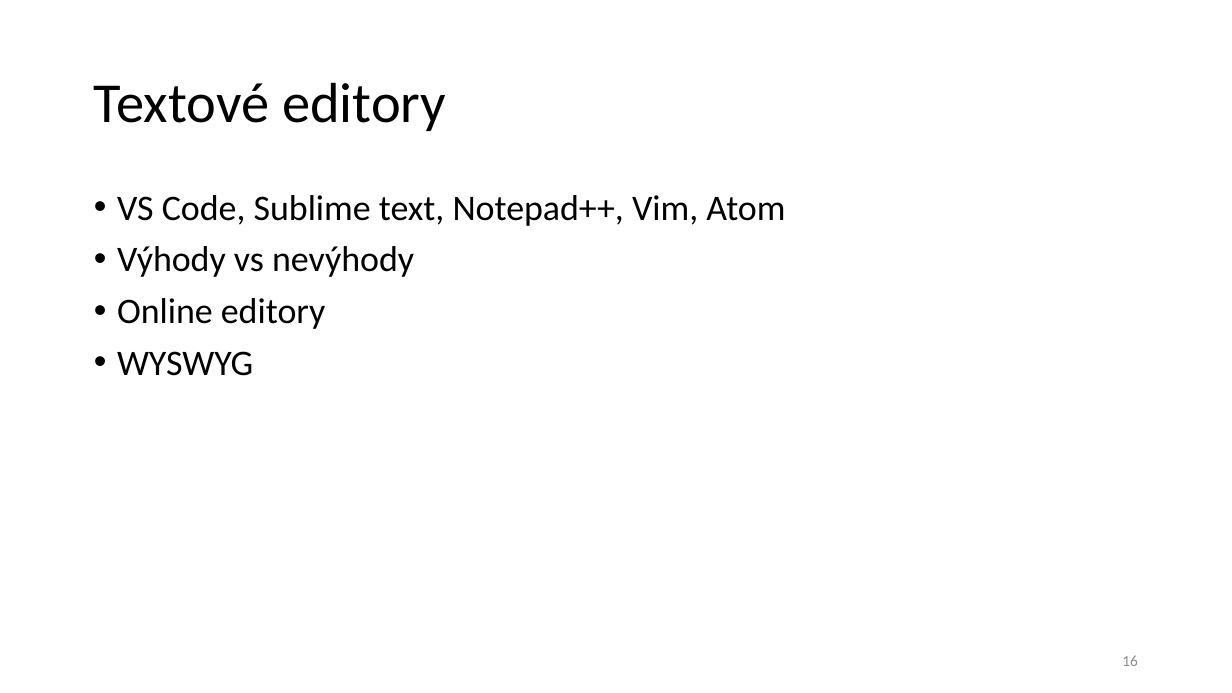
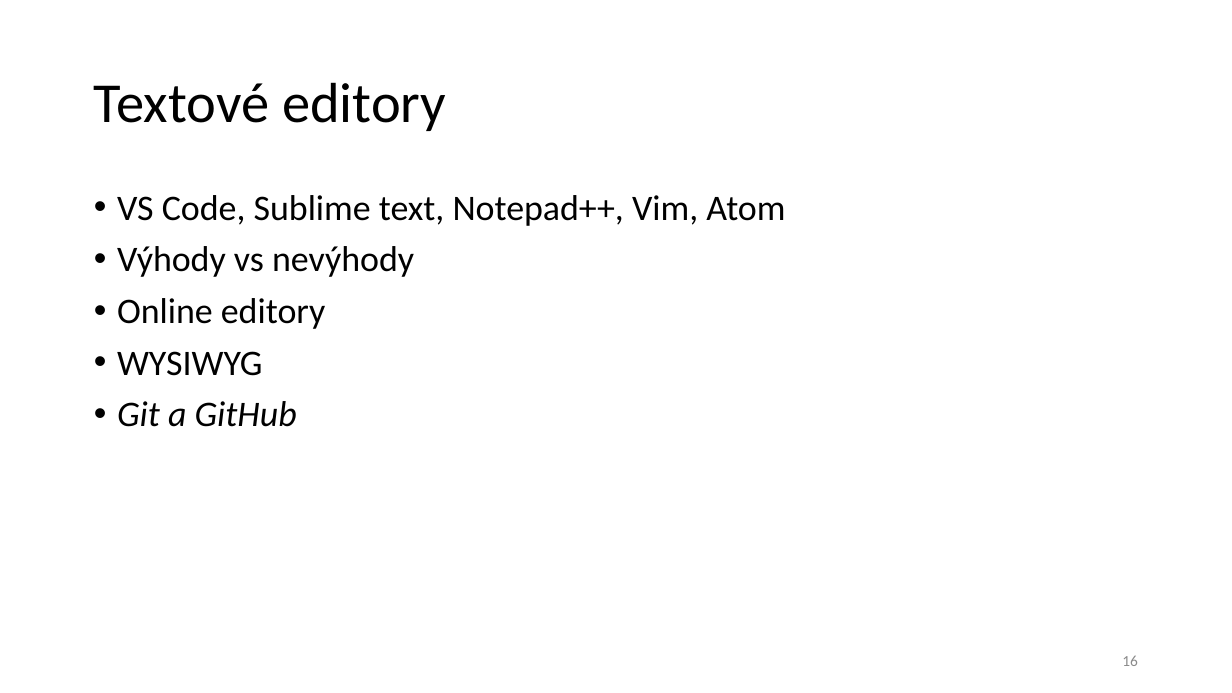
Before and after one commit to Destinion/WWW1, a slide deck: slide 16 of Tvorba webových stránek 1.pptx. Drawn at 1232x693 pixels with LibreOffice and Linux fonts; fonts in the diff are those of the drawing. Boxes give left, top, right and bottom in pixels: in the first picture for what was removed or moved away, otherwise in the second. Text is boxed around its words. In the diff, an @@ line names an element or a change of style, - is before the commit and + after.

```diff
--- a/Tvorba webových stránek 1.pptx
+++ b/Tvorba webových stránek 1.pptx
@@ text at [117, 351, 297, 427]: text changed; italic on @@
-• WYSWYG
+• WYSIWYG
+• Git a GitHub
```
Also in this commit, not shown: 2 other slides changed.
